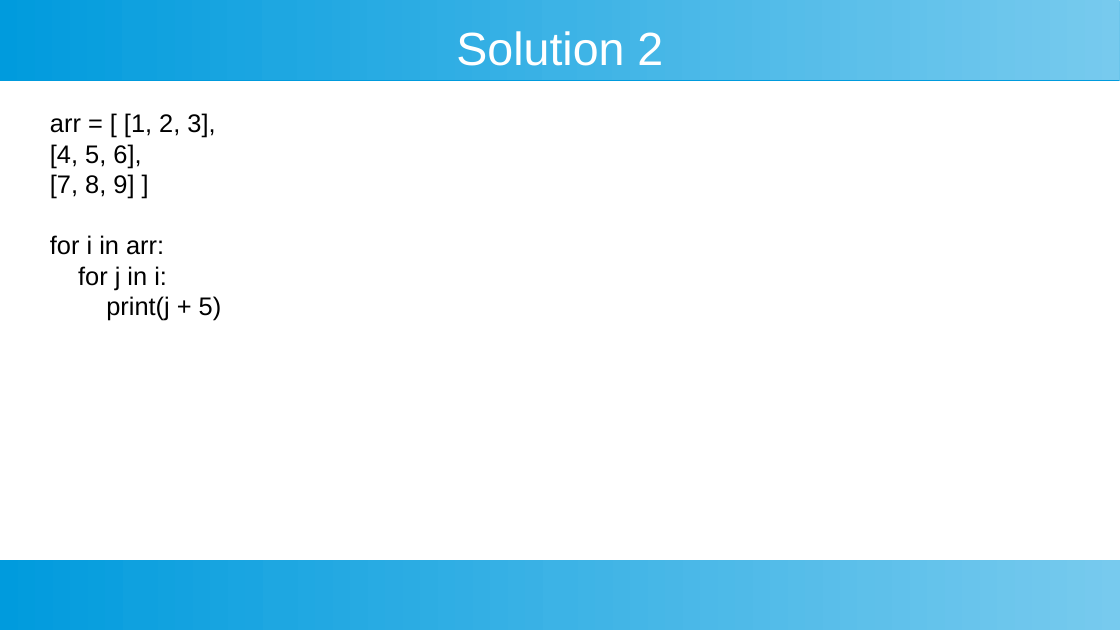
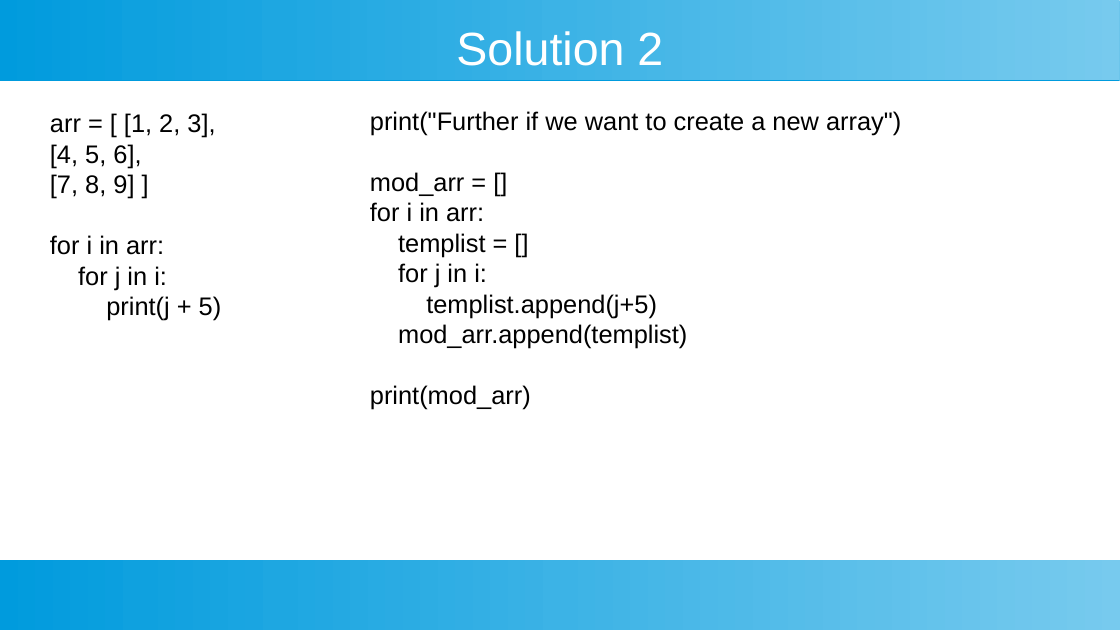
Before and after one commit to ashishjain1547/public_lessons_in_python, a slide deck: slide 12 of Ch 17 - Two Dimensional Matrix/2D Matrix.odp. Drawn at 1120x630 pixels with LibreOffice and Linux fonts; fonts in the diff are those of the drawing. Boxes give left, top, right and bottom in pixels: in the first picture for what was removed or moved away, otherwise in the second. Text is boxed around its words. In the diff, an @@ line names an element or a change of style, - is before the commit and + after.

```diff
--- a/Ch 17 - Two Dimensional Matrix/2D Matrix.odp
+++ b/Ch 17 - Two Dimensional Matrix/2D Matrix.odp
@@ text added at [370, 111, 901, 410], 18 pt, text #000000 @@
+print("Further if we want to create a new array")
+mod_arr = []
+for i in arr:
+templist = []
+for j in i:
+templist.append(j+5)
+mod_arr.append(templist)
+print(mod_arr)
```
Also in this commit, not shown: 5 other slides changed, 2 slides added, 45 other files.
